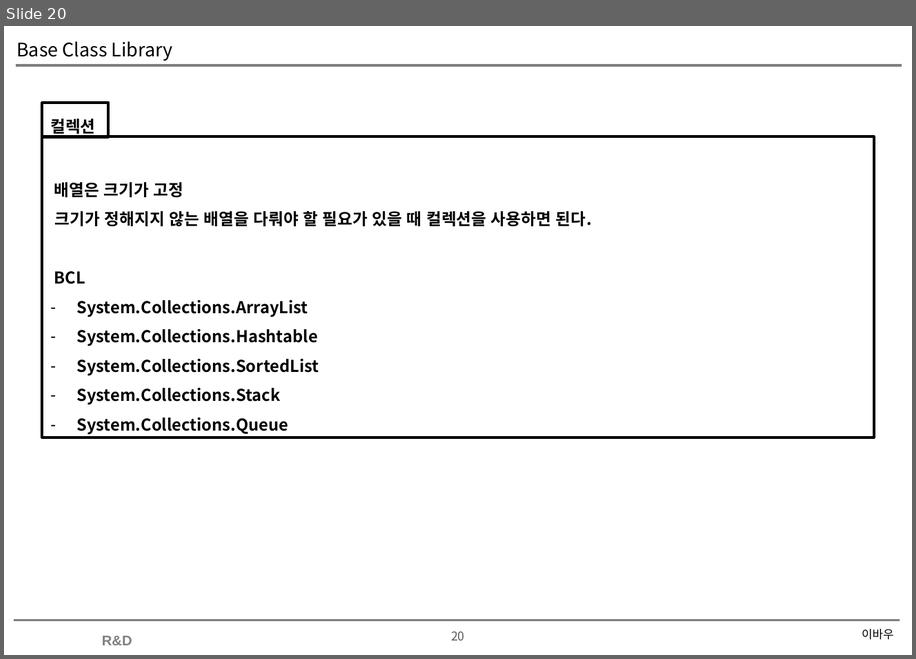
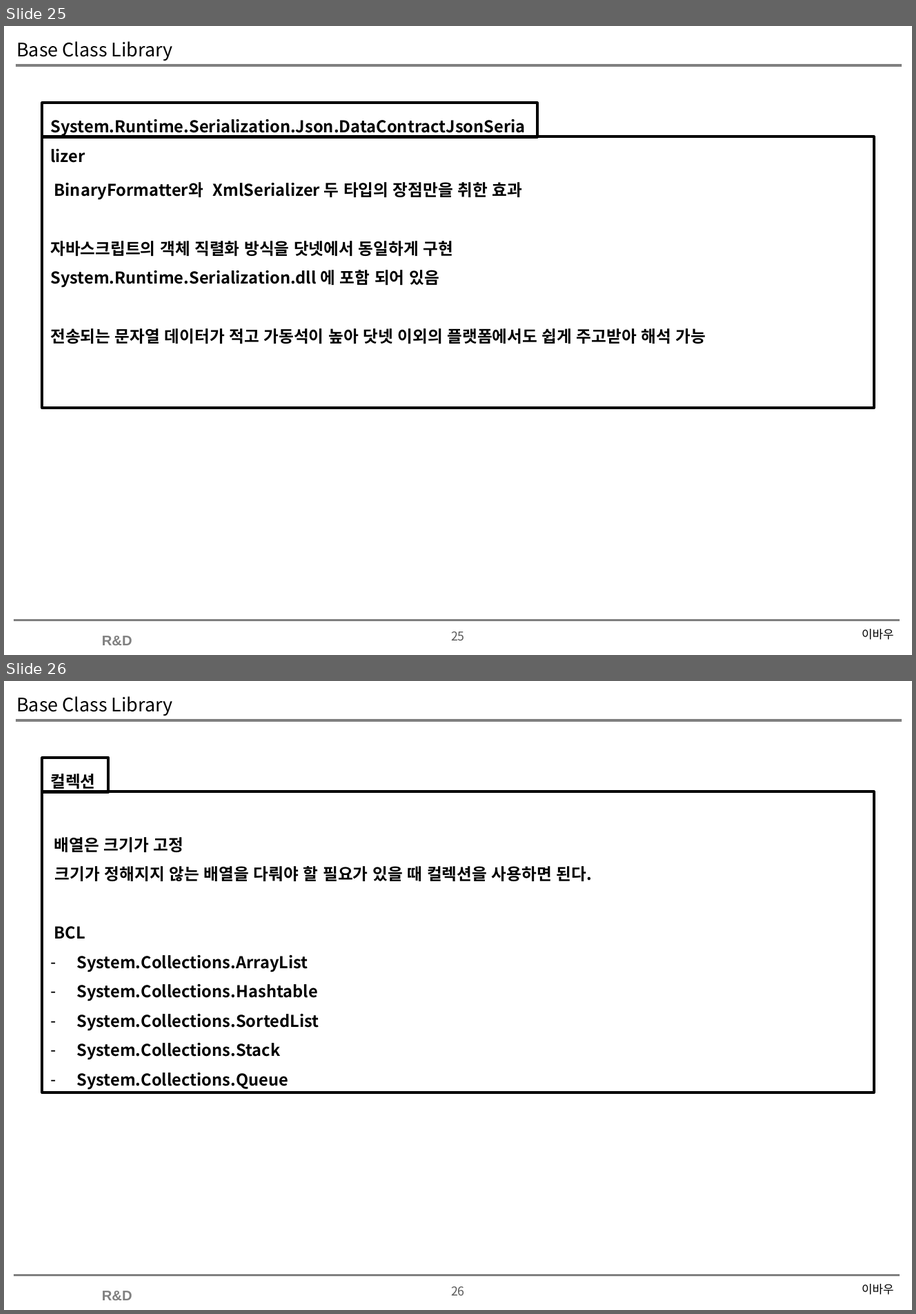
Before and after one commit to soultomind/CSharpStudy, a slide deck: CSharpStudy.Day20200627/Base Class Library.pptx. Shown one above the other, each under a label of ours: slide 20 before the commit, slides 25 and 26 after it. The pictures are 916x659 and 916x1314 pixels, drawn with LibreOffice and Linux fonts; fonts in the diff are those of the drawing; background and template pictures are left out. Boxes give left, top, right and bottom in pixels: in the first picture for what was removed or moved away, otherwise in the second. Text is boxed around its words. In the diff, an @@ line names an element or a change of style, - is before the commit and + after.

```diff
--- a/CSharpStudy.Day20200627/Base Class Library.pptx
+++ b/CSharpStudy.Day20200627/Base Class Library.pptx
@@ slide 25 added at [4, 26, 912, 655], background #FFFFFF; not listed: 4 template elements that a slide beside it also shows @@
@@ title added at [16, 41, 173, 61], 16 pt, text #000000 @@
+Base Class Library
@@ rectangle added at [43, 103, 538, 138], outline #000000 2.25 pt, 14 pt, text #000000, bold @@
+System.Runtime.Serialization.Json.DataContractJsonSerializer
@@ rectangle added at [43, 136, 874, 408], outline #000000 2.25 pt, 14 pt, text #000000, bold @@
+BinaryFormatter와 XmlSerializer 두 타입의 장점만을 취한 효과
+자바스크립트의 객체 직렬화 방식을 닷넷에서 동일하게 구현
+System.Runtime.Serialization.dll 에 포함 되어 있음
+전송되는 문자열 데이터가 적고 가동석이 높아 닷넷 이외의 플랫폼에서도 쉽게 주고받아 해석 가능
@@ text added at [862, 628, 893, 639], 10 pt, text #000000 @@
+이바우
@@ what was slide 20 is now slide 26 @@
@@ page number at [451, 1286, 465, 1295]: text changed @@
-20
+26
```
Also in this commit, not shown: 2 slides changed, 5 other slides added, 5 other files.
